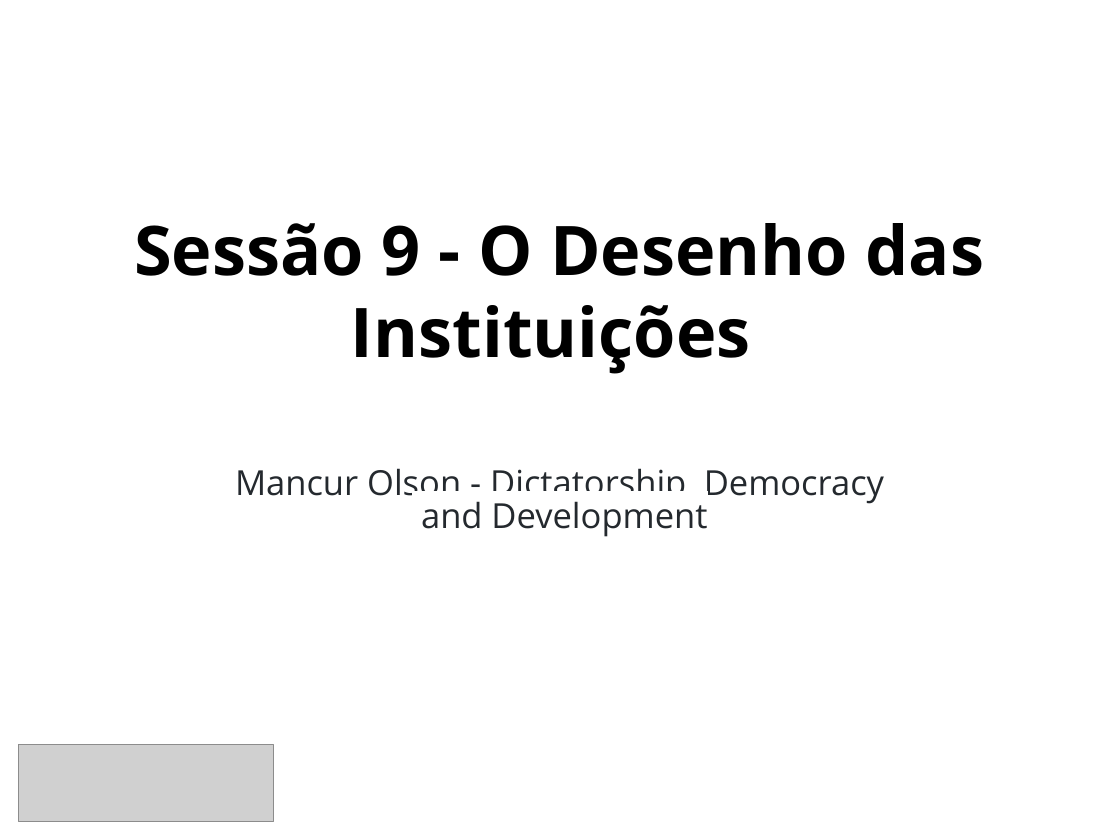
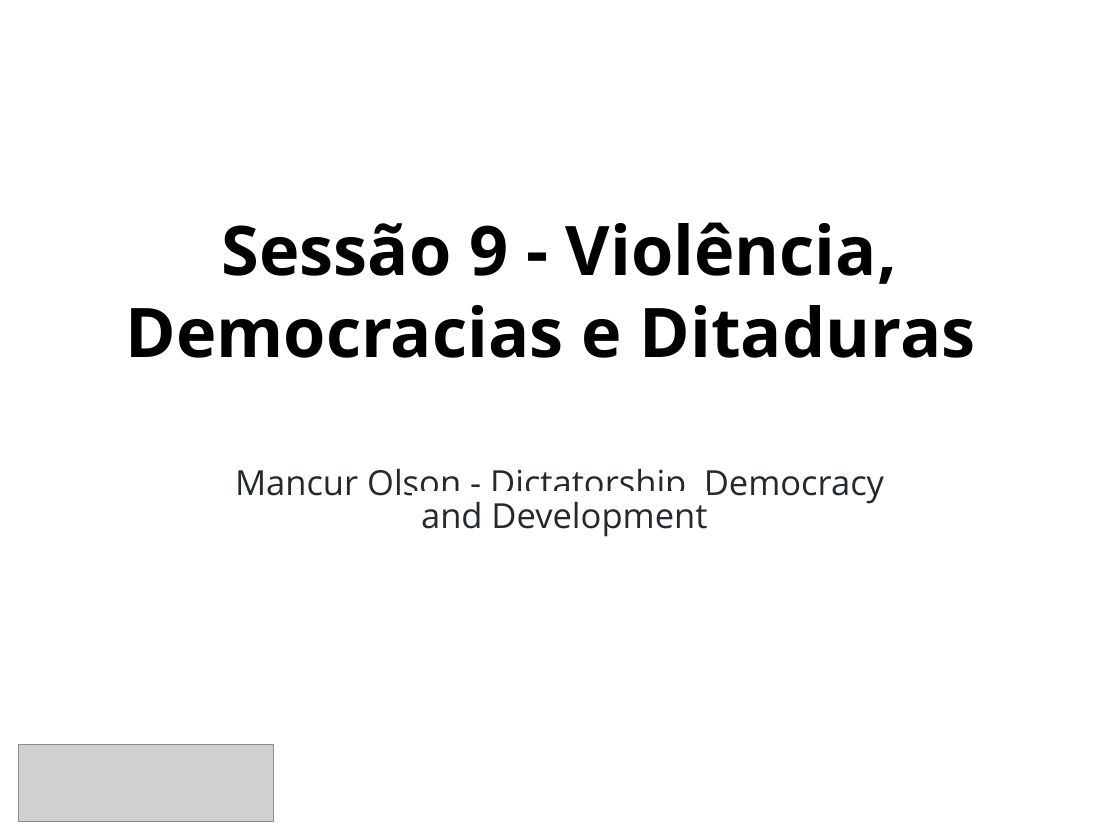
Before and after one commit to danilofreire/omma, a slide deck: slide 1 of sessoes-09-10/sessao-09.pptx. Drawn at 1120x840 pixels with LibreOffice and Linux fonts; fonts in the diff are those of the drawing; grey boxes stand for pictures. Boxes give left, top, right and bottom in pixels: in the first picture for what was removed or moved away, otherwise in the second. Text is boxed around its words. In the diff, an @@ line names an element or a change of style, - is before the commit and + after.

```diff
--- a/sessoes-09-10/sessao-09.pptx
+++ b/sessoes-09-10/sessao-09.pptx
@@ title at (126,222,976,358): text changed @@
-Sessão 9 - O Desenho das Instituições
+Sessão 9 - Violência, Democracias e Ditaduras
```
Also in this commit, not shown: 22 other files.
